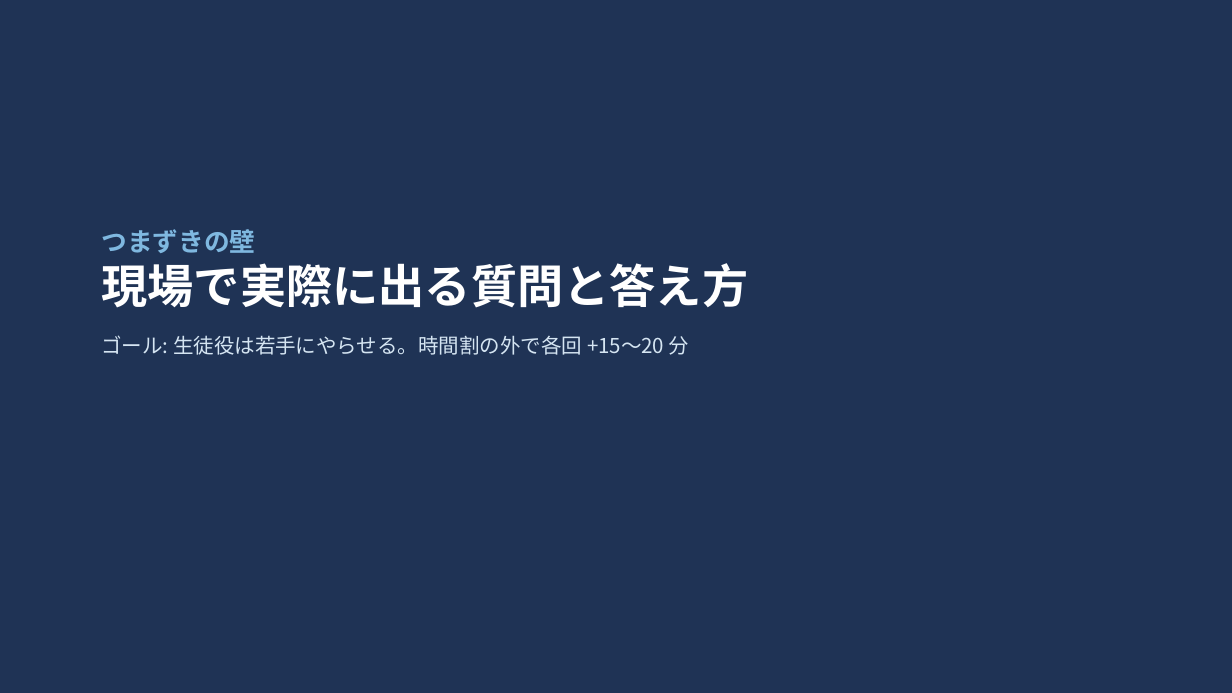
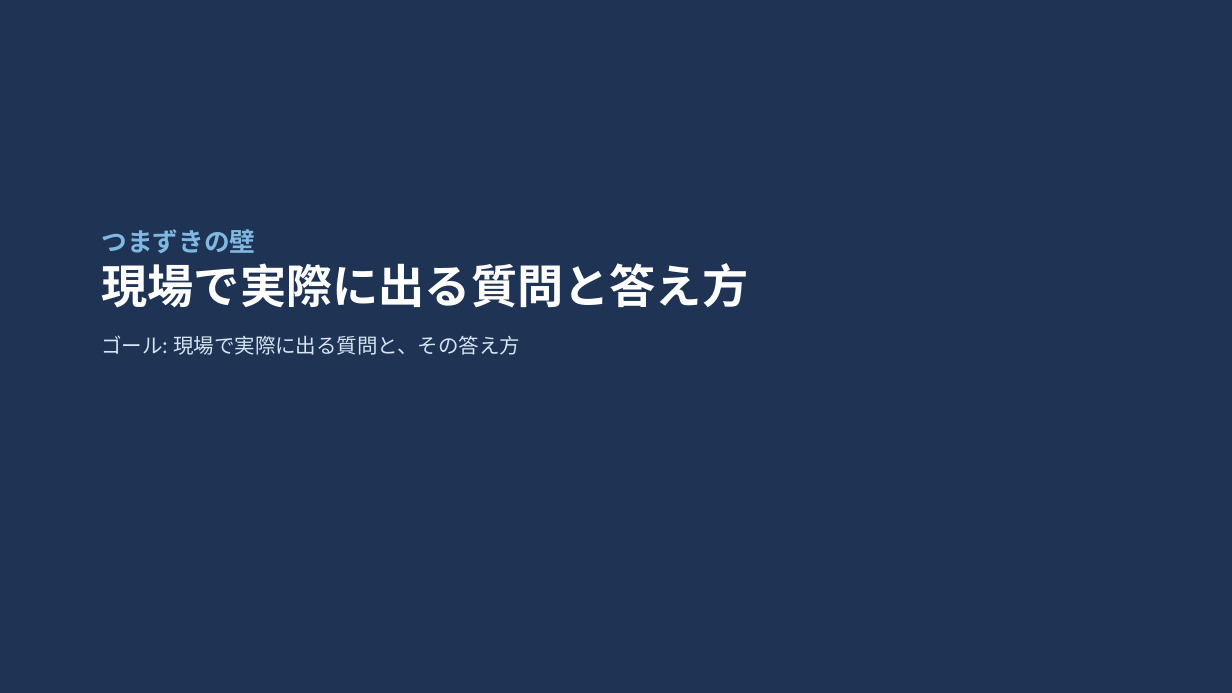
Before and after one commit to ginchankawaii/claude-code-book-template, a slide deck: slide 54 of docs/ipoe-lab/slides/toranomaki.pptx. Drawn at 1232x693 pixels with LibreOffice and Linux fonts; fonts in the diff are those of the drawing. Boxes give left, top, right and bottom in pixels: in the first picture for what was removed or moved away, otherwise in the second. Text is boxed around its words. In the diff, an @@ line names an element or a change of style, - is before the commit and + after.

```diff
--- a/docs/ipoe-lab/slides/toranomaki.pptx
+++ b/docs/ipoe-lab/slides/toranomaki.pptx
@@ text at (101, 335, 520, 355): text changed @@
-ゴール: 生徒役は若手にやらせる。時間割の外で各回 +15〜20 分
+ゴール: 現場で実際に出る質問と、その答え方
```
Also in this commit, not shown: 2 other slides changed, 5 other files.
